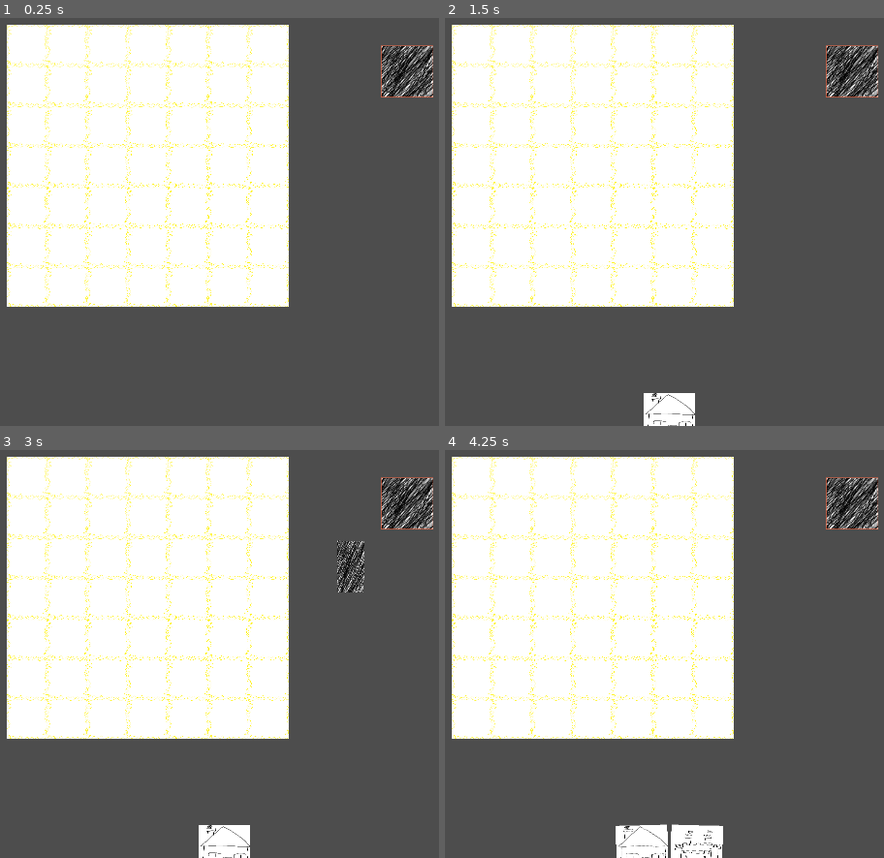
Above: before the commit, frames 1-4 (two rows, left to right).
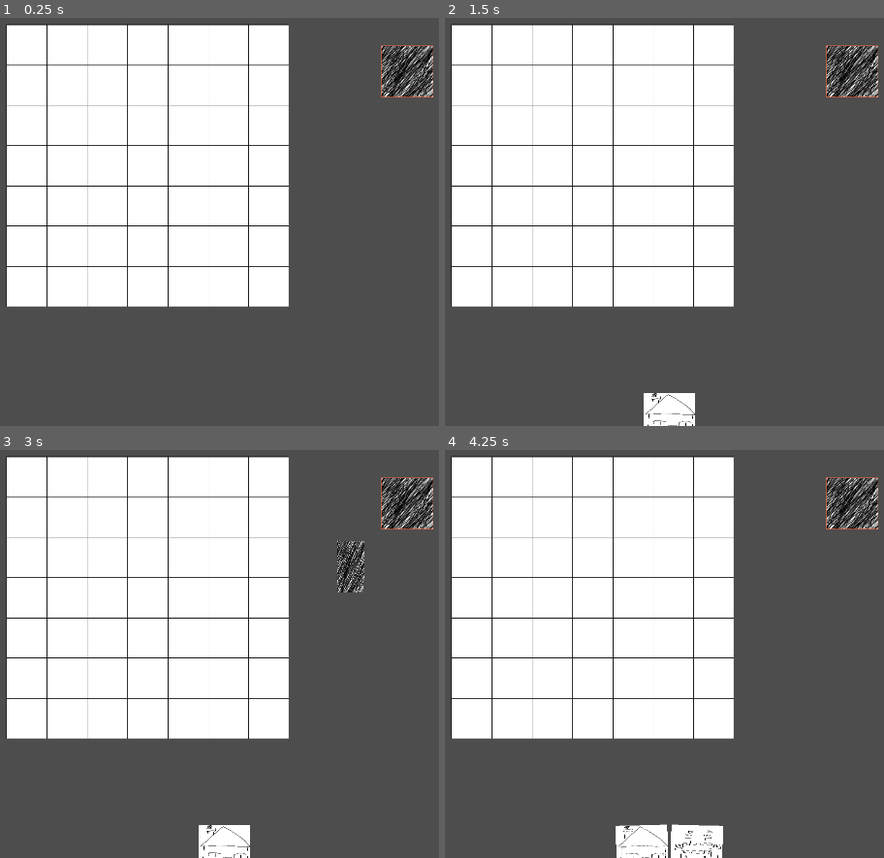
Above: after the commit, the same moments.

Repository: Reeyan283/ianCardGame
Game: Godot game, scene res://play_space.tscn
The game is run twice, just before and just after one commit, with the same random seed, the same clock (stepped at 60 frames per second) and the same inputs.
Inputs (mouse positions are in pixels of both pictures, inside the frame that each line leads up to):
- Up to frame 1 (0.25 s): no input
- Up to frame 2 (1.5 s): click (853, 71) at 0.5 s; click (673, 409) at 1.25 s
- Up to frame 3 (3 s): click (223, 849) at 2 s; click (408, 503) at 2.75 s
- Up to frame 4 (4.25 s): click (655, 849) at 3.52 s

The runs differ from the first frame. In frame 1, 4.8% of the frame differs, in the area x 1-66%, y 1-71%; in frame 2, 4.8%; in frame 3, 4.8%; in frame 4, 4.8%.

Commit message:
added slot textures

Diff:
--- a/board/card_slot_base.gd
+++ b/board/card_slot_base.gd
@@ -25,16 +25,16 @@
 	match new_state:
 		Neutral, Primed, Movable:
 			if has_ruin:
-				pass
+				$Background.texture = ImageTexture.create_from_image(Image.load_from_file("res://assets/slots/ruin.png"))
 			else:
-				pass
+				$Background.texture = ImageTexture.create_from_image(Image.load_from_file("res://assets/slots/neutral.png"))
 		Receiving:
 			if has_ruin:
-				pass
+				$Background.texture = ImageTexture.create_from_image(Image.load_from_file("res://assets/slots/ruin_receiving.png"))
 			else:
-				pass
+				$Background.texture = ImageTexture.create_from_image(Image.load_from_file("res://assets/slots/receiving.png"))
 		TentativeHold, HasBuilding:
-			pass
+			$Background.texture = ImageTexture.create_from_image(Image.load_from_file("res://assets/slots/blank.png"))
 	state = new_state
 
 
--- a/board/card_slot_base.tscn
+++ b/board/card_slot_base.tscn
@@ -1,7 +1,7 @@
 [gd_scene load_steps=3 format=3 uid="uid://dldp6ayg0exgg"]
 
 [ext_resource type="Script" path="res://board/card_slot_base.gd" id="1_hyecm"]
-[ext_resource type="Texture2D" uid="uid://cxq0vycrpbb40" path="res://assets/cards/focusBorder.png" id="2_m5c50"]
+[ext_resource type="Texture2D" uid="uid://de2s10r31xpik" path="res://assets/slots/neutral.png" id="2_brk7o"]
 
 [node name="CardSlotBase" type="MarginContainer"]
 offset_right = 481.0
@@ -10,5 +10,10 @@
 script = ExtResource("1_hyecm")
 
 [node name="Background" type="Sprite2D" parent="."]
-texture = ExtResource("2_m5c50")
+texture = ExtResource("2_brk7o")
 centered = false
+
+[node name="Border" type="Line2D" parent="Background"]
+points = PackedVector2Array(0, 0, 0, 640, 640, 640, 640, 0)
+closed = true
+default_color = Color(0.0807833, 0.0807833, 0.0807833, 1)
--- a/card_slots.gd
+++ b/card_slots.gd
@@ -25,17 +25,17 @@
 		for j in 7:
 			card_slots_array[i][j].reset_state()
 
-func group_set_primed(inc_neutral: bool, inc_ruins: bool):
+func group_prime(inc_neutral: bool, inc_ruins: bool):
 	for i in 7:
 		for j in 7:
 			card_slots_array[i][j].set_primed(inc_neutral, inc_ruins)
 
-func group_set_receiving(inc_neutral: bool, inc_ruins: bool):
+func group_receiving(inc_neutral: bool, inc_ruins: bool):
 	for i in 7:
 		for j in 7:
 			card_slots_array[i][j].set_receiving(inc_neutral, inc_ruins)
 
-func group_return_to_primed():
+func group_return_to_prime():
 	for i in 7:
 		for j in 7:
 			card_slots_array[i][j].return_to_primed()
--- a/play_space.gd
+++ b/play_space.gd
@@ -49,7 +49,8 @@
 			$DrawDeck/Highlight.visible = true
 		PositionCard:
 			$Hand.highlight_all()
-			$Hand.positioning_active
+			$Hand.positioning_active = true
+			$CardSlots.group_prime(true,false)
 		TurnEnd:
 			action_queue = next_action_queue
 			card_queue = next_card_queue
--- a/ui/hand.gd
+++ b/ui/hand.gd
@@ -61,4 +61,4 @@
 	set_state(InMouseBottom, card.index)
 	align_cards()
 	if positioning_active:
-		card_slots.group_set_receiving()
+		card_slots.group_receiving(true,false)
Binary file added: assets/slots/blank.png
Not shown, added: assets/slots/blank.png.import
Binary file added: assets/slots/neutral.png
Not shown, added: assets/slots/neutral.png.import
Binary file added: assets/slots/receiving.png
Not shown, added: assets/slots/receiving.png.import
Binary file added: assets/slots/ruin.png
Not shown, added: assets/slots/ruin.png.import
Binary file added: assets/slots/ruin_receiving.png
Not shown, added: assets/slots/ruin_receiving.png.import
